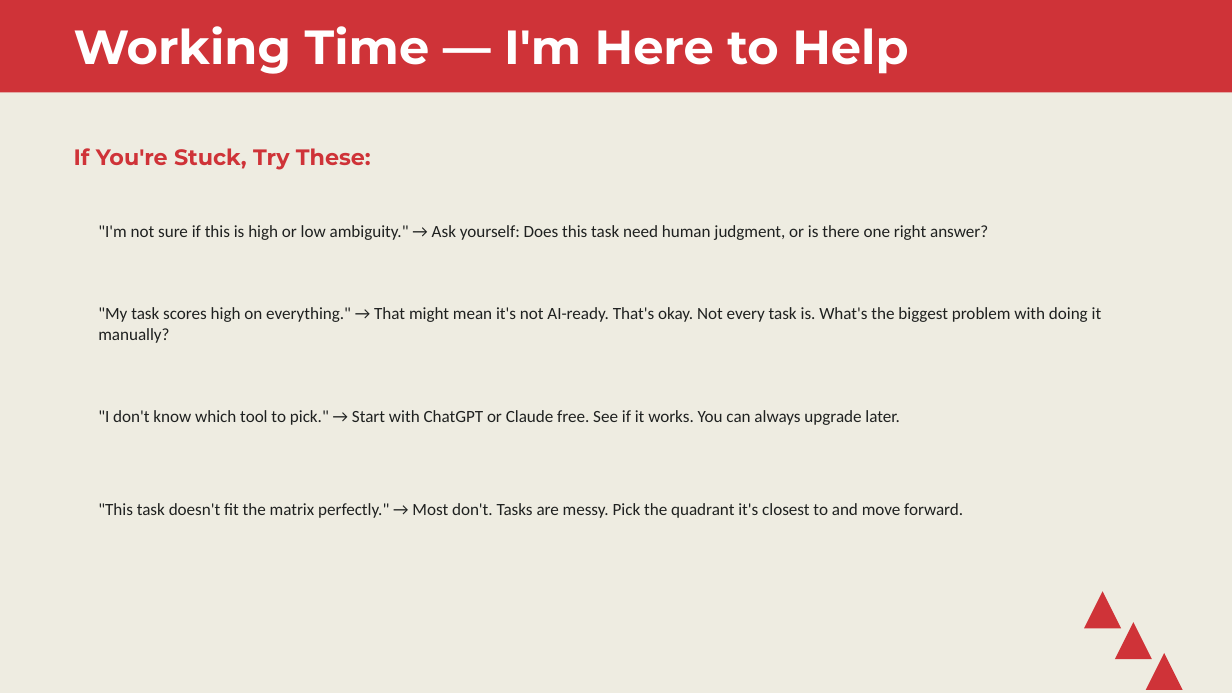
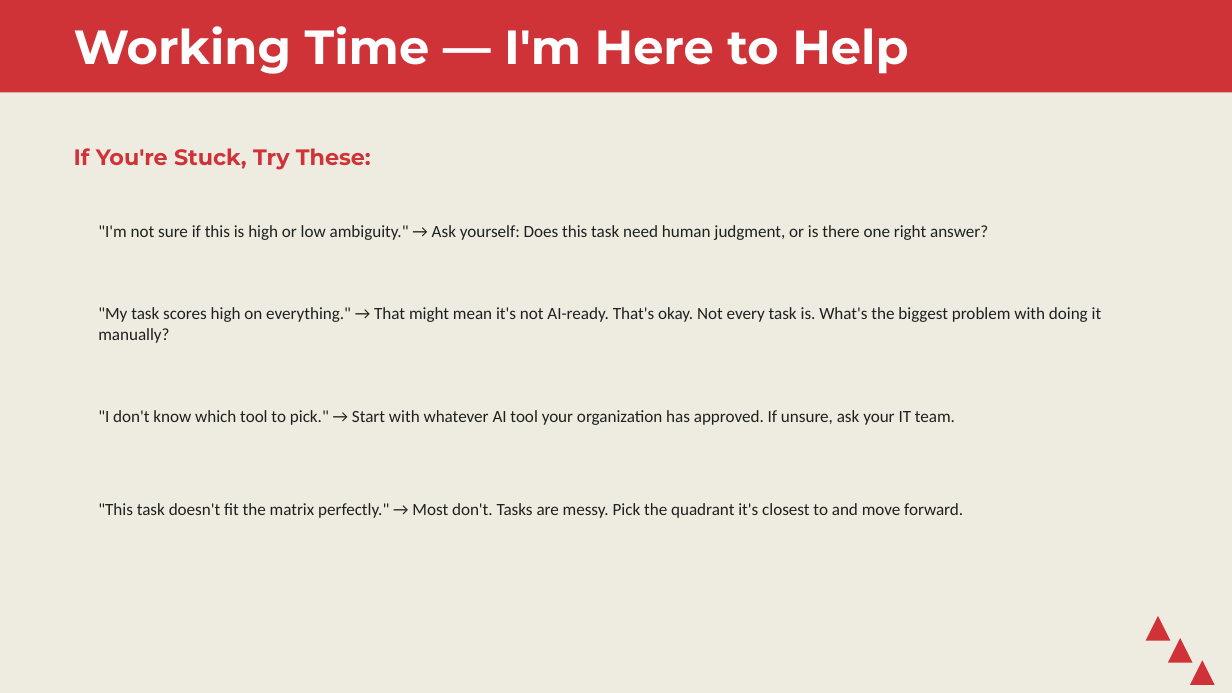
Before and after one commit to stringfestdata/map-excel-workflows-to-ai, a slide deck: slide 21 of workshop-slides.pptx. Drawn at 1232x693 pixels with LibreOffice and Linux fonts; fonts in the diff are those of the drawing. Boxes give left, top, right and bottom in pixels: in the first picture for what was removed or moved away, otherwise in the second. Text is boxed around its words. In the diff, an @@ line names an element or a change of style, - is before the commit and + after.

```diff
--- a/workshop-slides.pptx
+++ b/workshop-slides.pptx
@@ text at bbox=[98, 410, 955, 425]: text changed @@
-"I don't know which tool to pick." → Start with ChatGPT or Claude free. See if it works. You can always upgrade later.
+"I don't know which tool to pick." → Start with whatever AI tool your organization has approved. If unsure, ask your IT team.
@@ triangle: place and size @@
-triangle at bbox=[1084, 591, 1121, 628]
+triangle at bbox=[1146, 616, 1170, 641]
@@ triangle: place and size @@
-triangle at bbox=[1115, 622, 1152, 659]
+triangle at bbox=[1168, 638, 1193, 663]
@@ triangle: place and size @@
-triangle at bbox=[1146, 653, 1183, 690]
+triangle at bbox=[1190, 660, 1215, 685]
```
Also in this commit, not shown: 20 other slides changed, 2 slides added, 1 slide removed, 6 other files.
